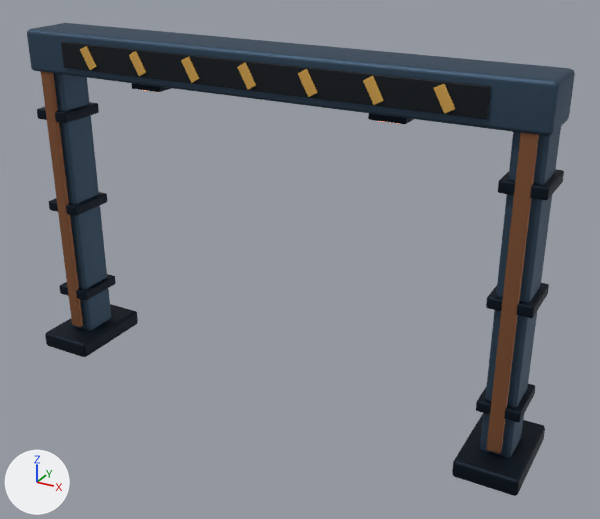
Renders of the FBX model unity/MaximalBastion3D/Assets/Art/Models/Environment/foundry_gantry.fbx from each side of a commit.
One viewpoint serves both versions: a 50 mm camera at (6.51, -10.78, 8.01) aimed at (0.53, 0.09, 2.57). The lights are fixed; the arrows at lower left show +X, +Y and +Z. The first picture is the older version. Where no turn or scale is listed for an object, it has been applied to the vertices.

Before the edit, the objects in view are built like this:
```python
ob_foundry_gantry_geometry = bpy.data.objects.new('foundry_gantry_Geometry', me_cube_1629)
ob_foundry_gantry_geometry.location = (-4.1, 0.0, 1.1)
```
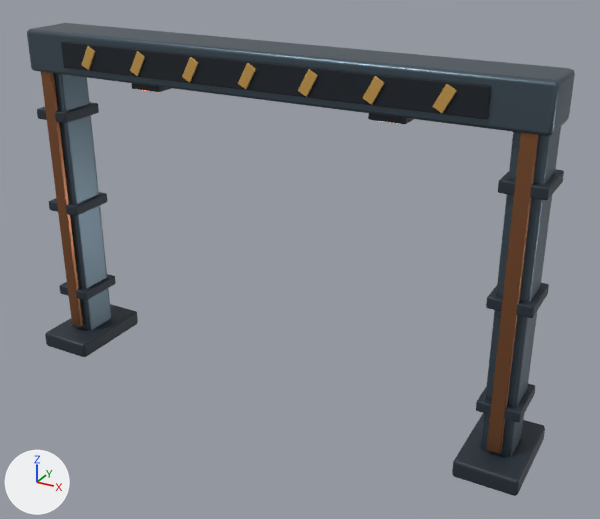
Where the newer file only moved an object's origin or applied its transform, the numbers keep the older frame.

Changed parts and their boxes [x1, y1, x2, y2] in the pictures (600 x 519 px; the box of a moved part takes in the faces that stretch with it):
'foundry_gantry_Geometry', surface changed, reshaped: [27, 23, 575, 496] in both
part 1 of me_cube_1629, moved or reshaped: before [434, 84, 455, 114]; after [432, 84, 457, 113]
part 2 of me_cube_1629, moved or reshaped: [363, 76, 384, 105] in both
part 3 of me_cube_1629, moved or reshaped: [298, 69, 318, 97] in both
part 4 of me_cube_1629, moved or reshaped: before [237, 63, 256, 90]; after [238, 63, 256, 89]
part 5 of me_cube_1629, moved or reshaped: before [181, 57, 199, 83]; after [182, 57, 198, 83]
part 6 of me_cube_1629, moved or reshaped: before [129, 51, 146, 76]; after [130, 51, 145, 76]
part 7 of me_cube_1629, moved or reshaped: before [80, 46, 97, 70]; after [81, 46, 95, 70]
part 8 of me_cube_1629, surface changed: [27, 29, 575, 496] in both

The change, as a diff of the scene's bpy script:
```diff
--- a/unity/MaximalBastion3D/Assets/Art/Models/Environment/foundry_gantry.fbx.py
+++ b/unity/MaximalBastion3D/Assets/Art/Models/Environment/foundry_gantry.fbx.py
@@ mat_bastion_graphite @@
 n0 = _N.new('ShaderNodeBsdfPrincipled'); n0.name = 'Principled BSDF'
-n0.inputs[0].default_value = (0.0075, 0.0144, 0.0262, 1.0)  # 'Base Color', dark blue #15202d
-n0.inputs[1].default_value = 0.78  # 'Metallic'
+n0.inputs[0].default_value = (0.0222, 0.0331, 0.0467, 1.0)  # 'Base Color', dark blue #29333d
+n0.inputs[1].default_value = 0.16  # 'Metallic'
 n1 = _N.new('ShaderNodeOutputMaterial'); n1.name = 'Material Output'
 n2 = _N.new('ShaderNodeTexImage'); n2.name = 'Image Texture'
-n2.image = img_alloy_roughness_png
+n2.image = img_bastion_graphite_roughness_png
 _L.new(n2.outputs[0], n0.inputs[2])  # 'Color' to 'Roughness'
@@ mat_foundry_copper @@
 n0 = _N.new('ShaderNodeBsdfPrincipled'); n0.name = 'Principled BSDF'
-n0.inputs[0].default_value = (0.309, 0.13, 0.0595, 1.0)  # 'Base Color', brown #976545
-n0.inputs[1].default_value = 0.72  # 'Metallic'
+n0.inputs[0].default_value = (0.352, 0.147, 0.0666, 1.0)  # 'Base Color', brown #a06b49
+n0.inputs[1].default_value = 0.85  # 'Metallic'
 n1 = _N.new('ShaderNodeOutputMaterial'); n1.name = 'Material Output'
 n2 = _N.new('ShaderNodeTexImage'); n2.name = 'Image Texture'
-n2.image = img_alloy_roughness_png
+n2.image = img_foundry_copper_roughness_png
 _L.new(n2.outputs[0], n0.inputs[2])  # 'Color' to 'Roughness'
@@ mat_bastion_gunmetal @@
 n0 = _N.new('ShaderNodeBsdfPrincipled'); n0.name = 'Principled BSDF'
-n0.inputs[0].default_value = (0.0513, 0.0931, 0.147, 1.0)  # 'Base Color', dark blue #40566b
-n0.inputs[1].default_value = 0.78  # 'Metallic'
+n0.inputs[0].default_value = (0.0999, 0.141, 0.175, 1.0)  # 'Base Color', greyish blue #596974
+n0.inputs[1].default_value = 0.82  # 'Metallic'
 n1 = _N.new('ShaderNodeOutputMaterial'); n1.name = 'Material Output'
 n2 = _N.new('ShaderNodeTexImage'); n2.name = 'Image Texture'
-n2.image = img_alloy_roughness_png
+n2.image = img_bastion_gunmetal_roughness_png
 _L.new(n2.outputs[0], n0.inputs[2])  # 'Color' to 'Roughness'
@@ me_cube_1629 @@
 me_cube_1629.from_pydata(...)  # 1400 vertices, 1350 faces; spans x -0.5..8.7, y -0.8..0.8, z -1.1..4.85
+# me_cube_1629 part 1: the loose piece of 56 vertices spanning x 6.95..7.25, y -0.56..-0.53, z 4.31..4.69 is mirrored in x about its middle
+# me_cube_1629 part 2: the loose piece of 56 vertices spanning x 5.95..6.25, y -0.56..-0.53, z 4.31..4.69 is mirrored in x about its middle
+# me_cube_1629 part 3: the loose piece of 56 vertices spanning x 4.95..5.25, y -0.56..-0.53, z 4.31..4.69 is mirrored in x about its middle
+# me_cube_1629 part 4: the loose piece of 56 vertices spanning x 3.95..4.25, y -0.56..-0.53, z 4.31..4.69 is mirrored in x about its middle
+# me_cube_1629 part 5: the loose piece of 56 vertices spanning x 2.95..3.25, y -0.56..-0.53, z 4.31..4.69 is mirrored in x about its middle
+# me_cube_1629 part 6: the loose piece of 56 vertices spanning x 1.95..2.25, y -0.56..-0.53, z 4.31..4.69 is mirrored in x about its middle
+# me_cube_1629 part 7: the loose piece of 56 vertices spanning x 0.95..1.25, y -0.56..-0.53, z 4.31..4.69 is mirrored in x about its middle
+# me_cube_1629 part 8: 756 kept faces spanning x -0.5..8.7, y -0.8..0.8, z -1.1..4.85 get new texture (UV) coordinates
 me_cube_1629.materials.append(mat_bastion_graphite)
```
